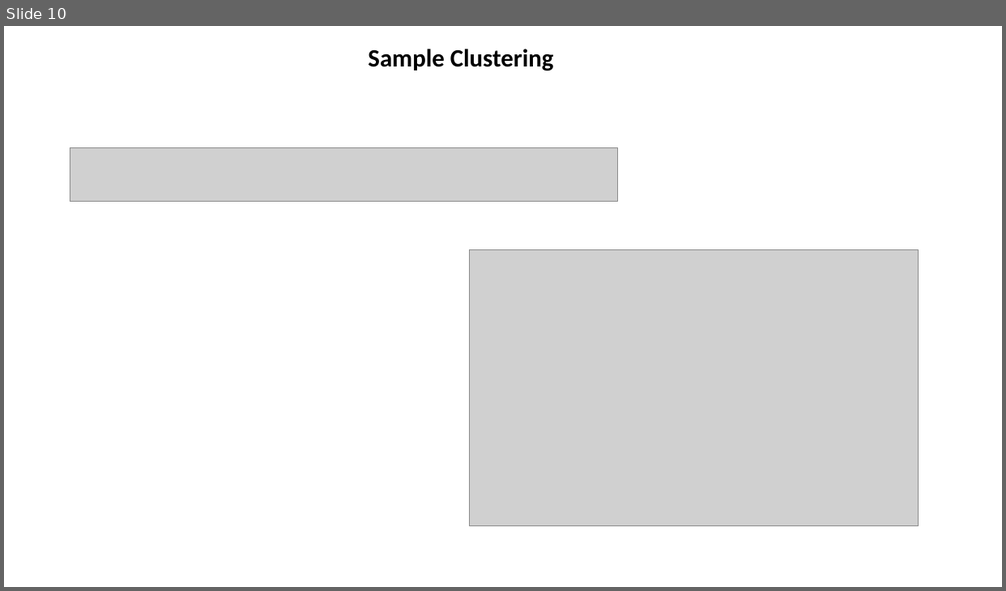
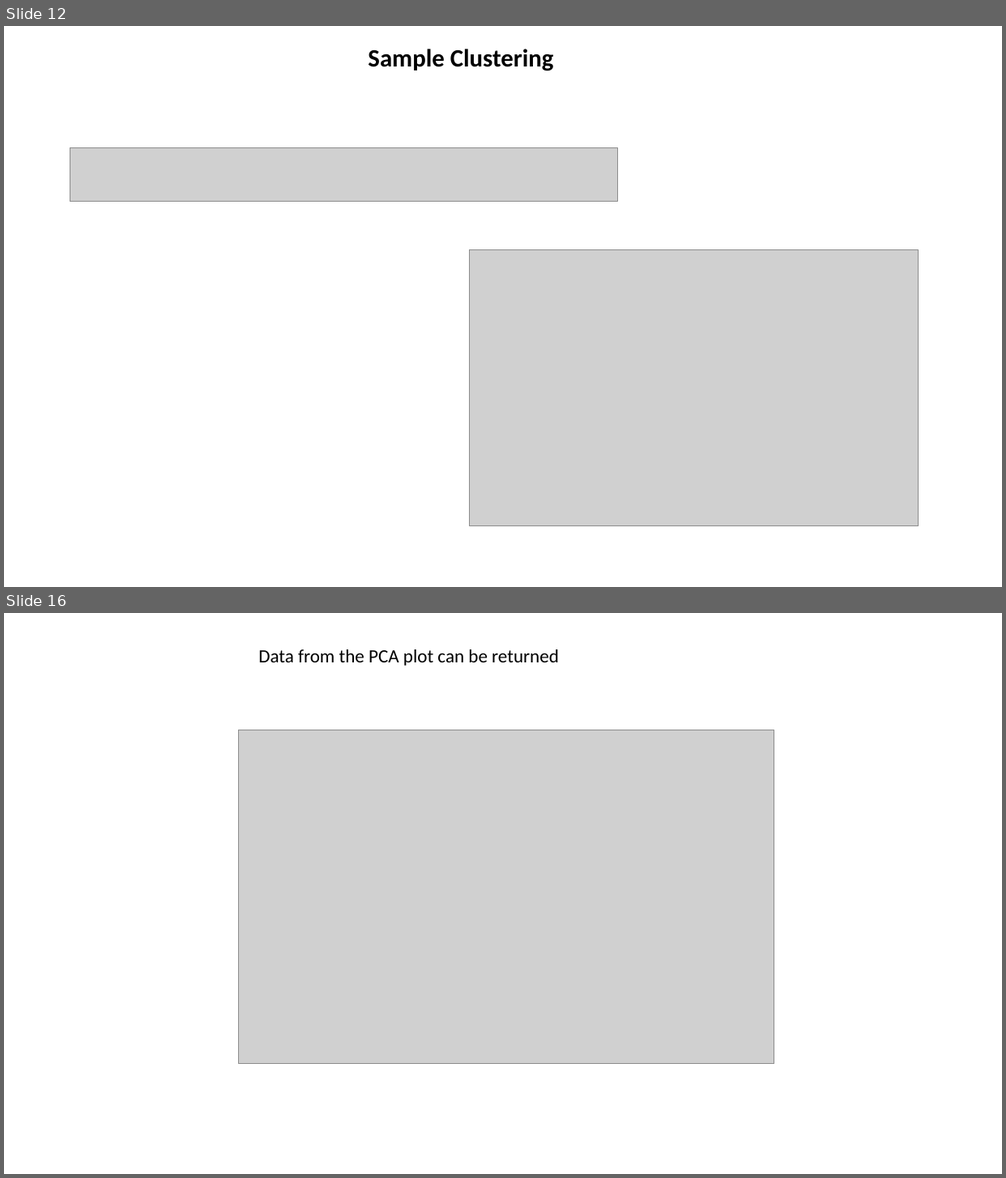
Before and after one commit to jraab/GNET749_RNAseq, a slide deck: lectures/2023_GNET749_Lecture5_QC_Viz.pptx. Shown one above the other, each under a label of ours: slide 10 before the commit, slides 12 and 16 after it; the slides between them are not shown. The pictures are 1006x591 and 1006x1178 pixels, drawn with LibreOffice and Linux fonts; fonts in the diff are those of the drawing; grey boxes stand for pictures. Boxes give left, top, right and bottom in pixels: in the first picture for what was removed or moved away, otherwise in the second. Text is boxed around its words. In the diff, an @@ line names an element or a change of style, - is before the commit and + after.

```diff
--- a/lectures/2023_GNET749_Lecture5_QC_Viz.pptx
+++ b/lectures/2023_GNET749_Lecture5_QC_Viz.pptx
@@ slide 16 added at <box>4,613,1002,1174</box>, background #FFFFFF @@
@@ text added at <box>258,649,559,666</box>, 18 pt, text #000000 @@
+Data from the PCA plot can be returned
@@ picture added at <box>238,730,774,1063</box> @@
@@ what was slide 10 is now slide 12 @@
```
Also in this commit, not shown: 5 slides changed, 7 other slides added, 3 other files.
